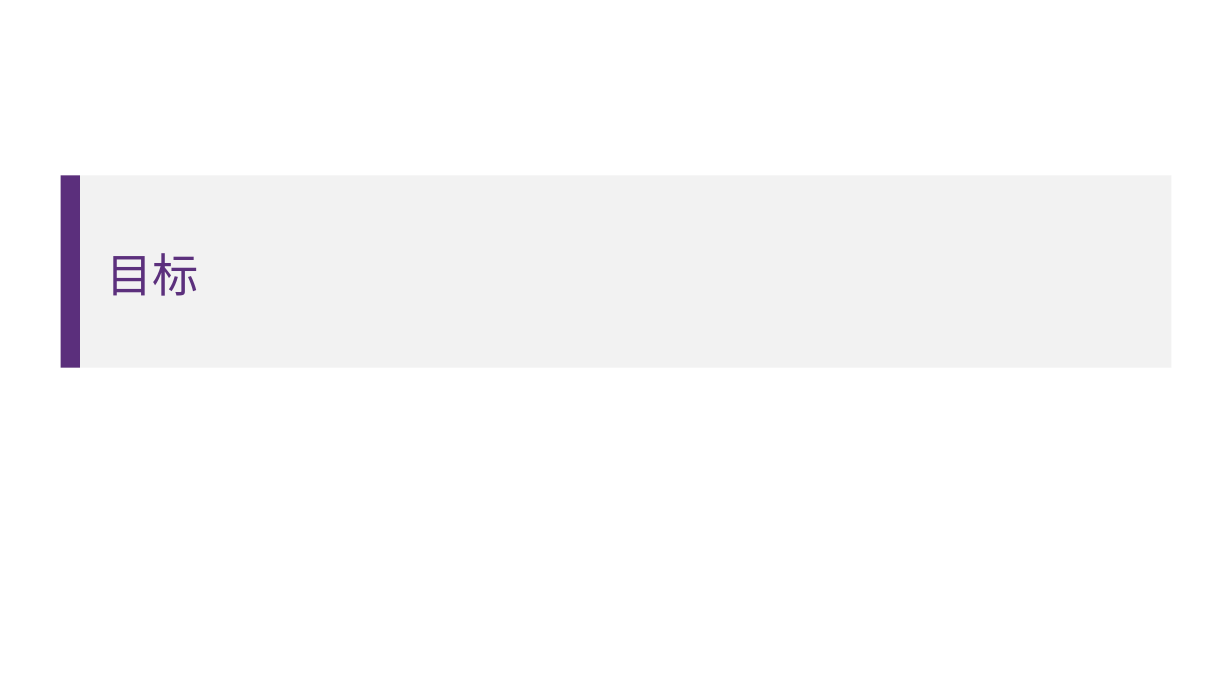
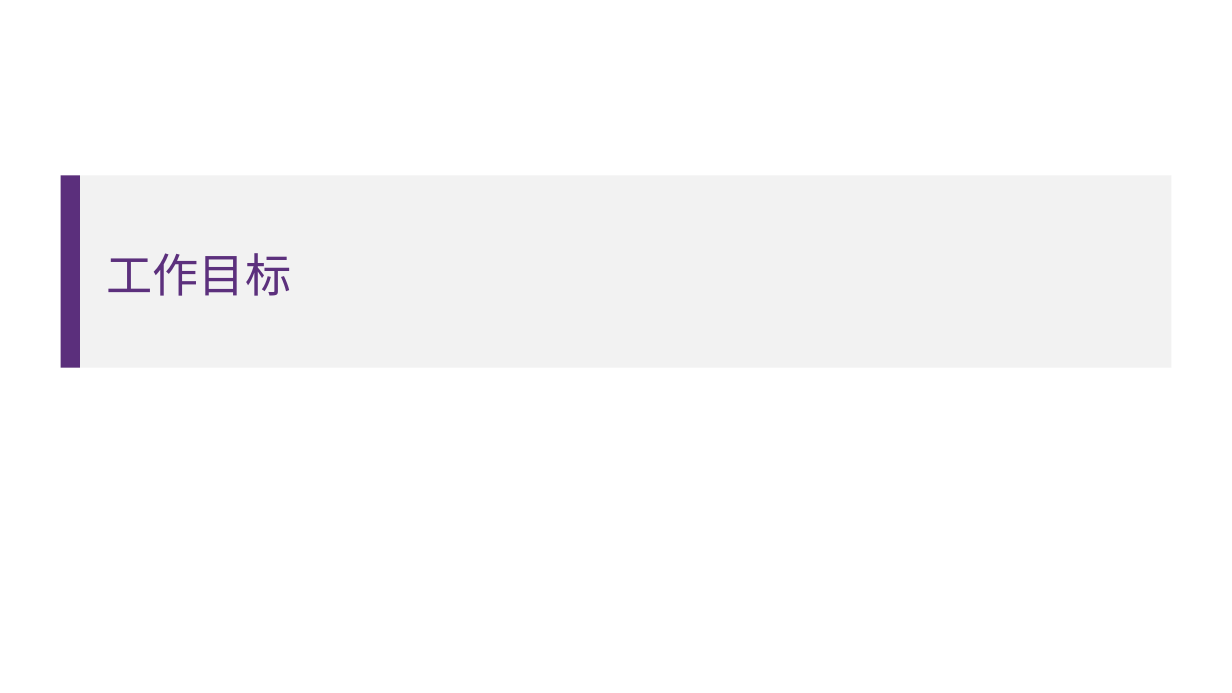
Before and after one commit to nubbi3/graduation-projects, a slide deck: slide 7 of PPT/30號答辯ppt(初版).pptx (slide 5 before the commit). Drawn at 1232x693 pixels with LibreOffice and Linux fonts; fonts in the diff are those of the drawing. Boxes give left, top, right and bottom in pixels: in the first picture for what was removed or moved away, otherwise in the second. Text is boxed around its words. In the diff, an @@ line names an element or a change of style, - is before the commit and + after.

```diff
--- a/PPT/30號答辯ppt(初版).pptx
+++ b/PPT/30號答辯ppt(初版).pptx
@@ title at [107, 253, 292, 296]: text changed; font Arial to Lato @@
-目标
+工作目标
```
Also in this commit, not shown: 9 other slides changed, 2 slides added, 2 slides removed, 2 other files.
